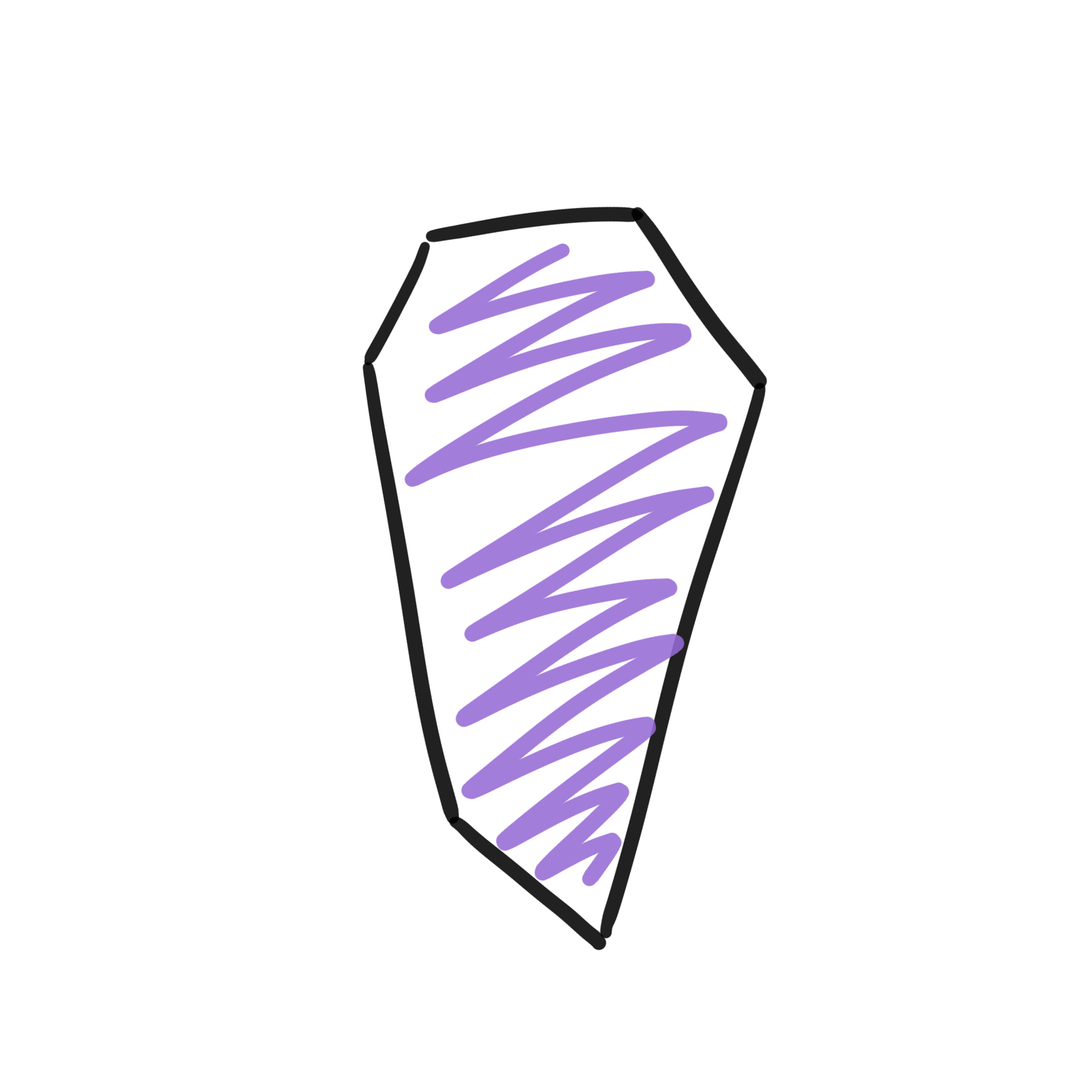
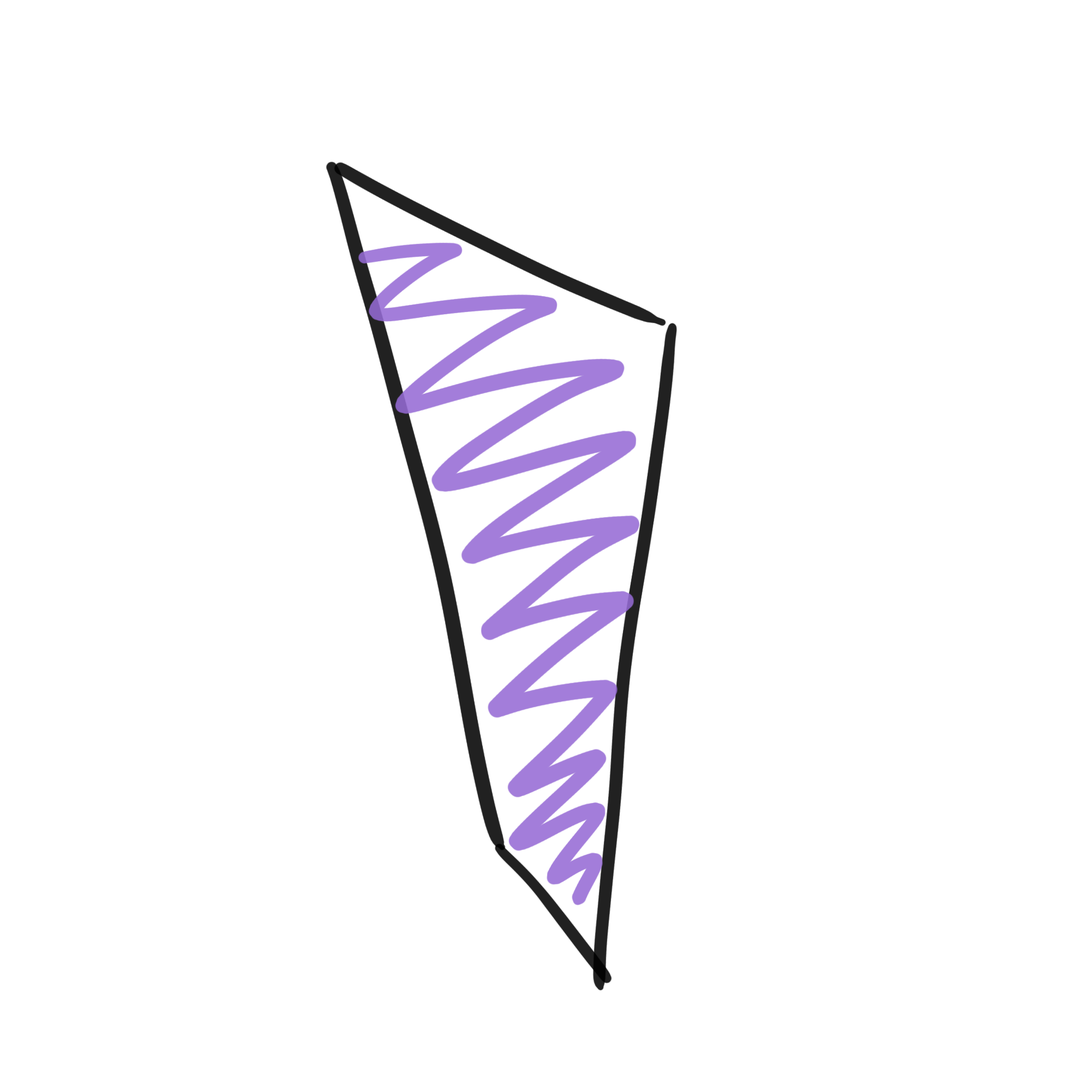
Layers edited between the first and the second w=1091, h=1091 image:
hid "Layer 2" over (362, 206, 768, 952)
showed "Layer 1" over (325, 161, 678, 992)
